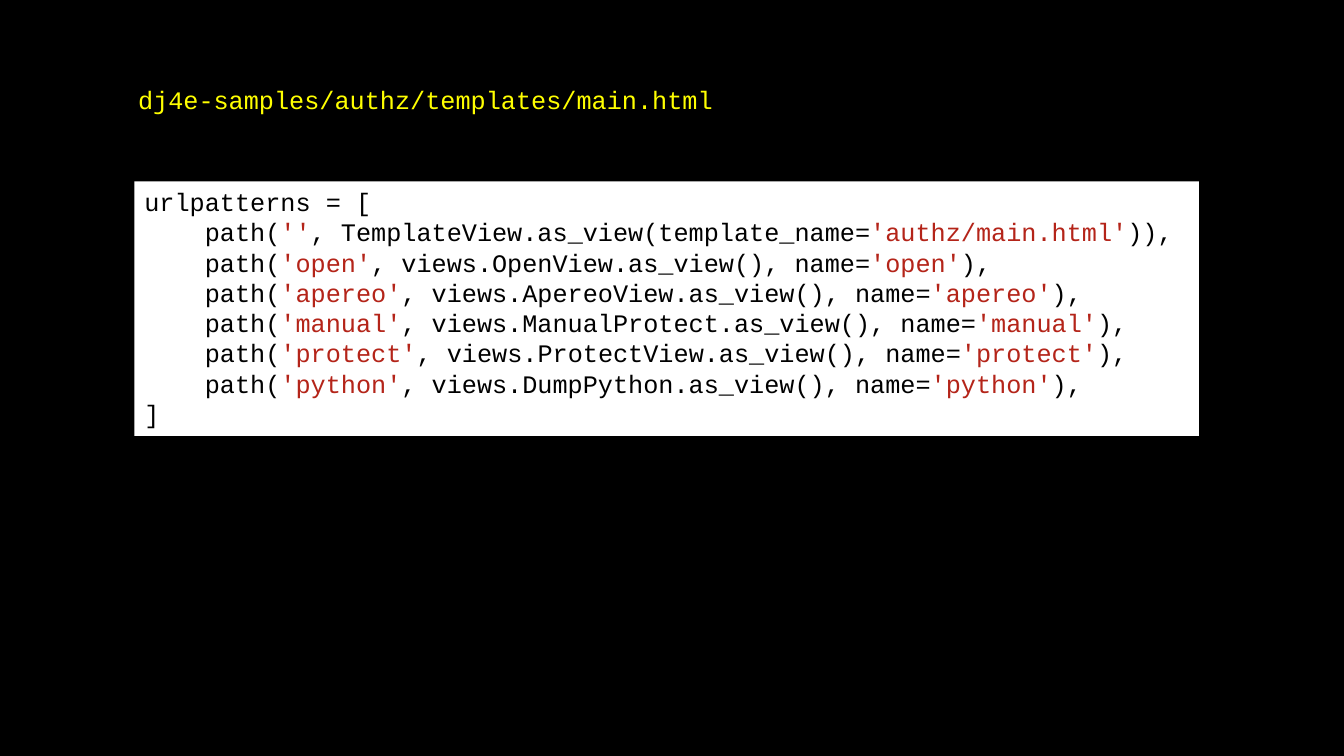
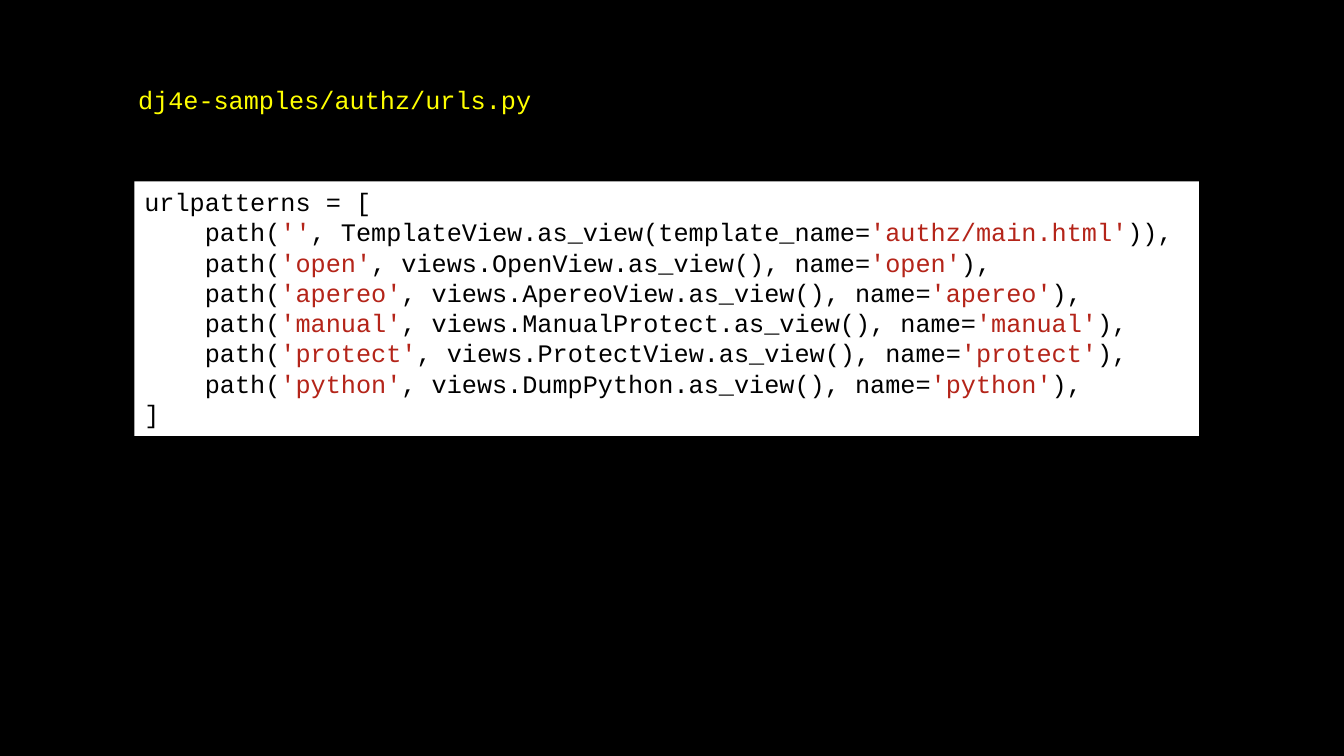
Before and after one commit to csev/dj4e, a slide deck: slide 12 of lectures/DJ-08-Login.pptx (slide 13 before the commit). Drawn at 1344x756 pixels with LibreOffice and Linux fonts; fonts in the diff are those of the drawing. Boxes give left, top, right and bottom in pixels: in the first picture for what was removed or moved away, otherwise in the second. Text is boxed around its words. In the diff, an @@ line names an element or a change of style, - is before the commit and + after.

```diff
--- a/lectures/DJ-08-Login.pptx
+++ b/lectures/DJ-08-Login.pptx
@@ text at bbox=[138, 91, 531, 115]: text changed @@
-dj4e-samples/authz/templates/main.html
+dj4e-samples/authz/urls.py
```
Also in this commit, not shown: 3 other slides changed, 1 slide removed.
